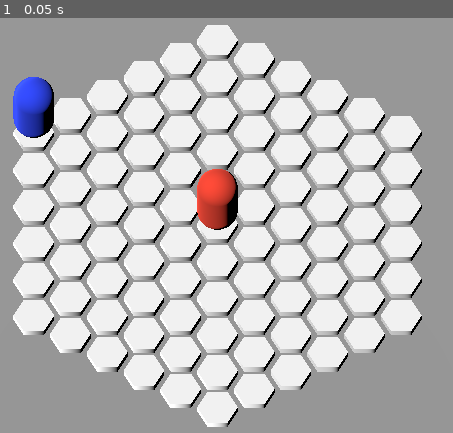
Above: before the commit, frame 1.
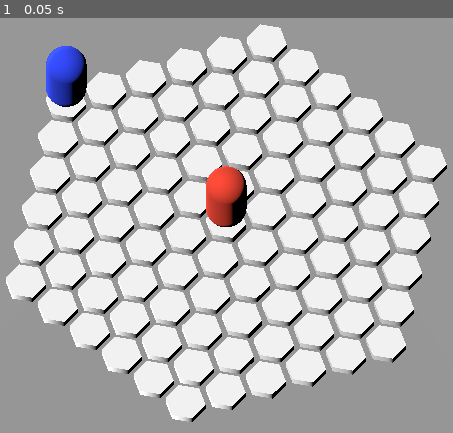
Above: after the commit, the same moment.

Repository: cwahlfeldt/hex-game-2
Game: Godot game, scene res://main.tscn
The game is run twice, just before and just after one commit, with the same random seed, the same clock (stepped at 60 frames per second) and the same inputs.
Inputs:
- Up to frame 1 (0.05 s): no input

The runs differ from the first frame. In frame 1, 35% of the frame differs, in the area x 1-99%, y 1-99%.

Commit message:
players added

Diff:
--- a/main.tscn
+++ b/main.tscn
@@ -18,7 +18,7 @@
 mesh = SubResource("PlaneMesh_8una2")
 
 [node name="Camera3D" type="Camera3D" parent="."]
-transform = Transform3D(1, 0, 0, 0, 0.5, 0.866025, 0, -0.866025, 0.5, 0, 10, 5.6)
+transform = Transform3D(0.98153, -0.165676, 0.0956529, 0, 0.5, 0.866025, -0.191306, -0.85003, 0.490765, 0.873474, 10, 5.6)
 projection = 1
 size = 11.0
 
